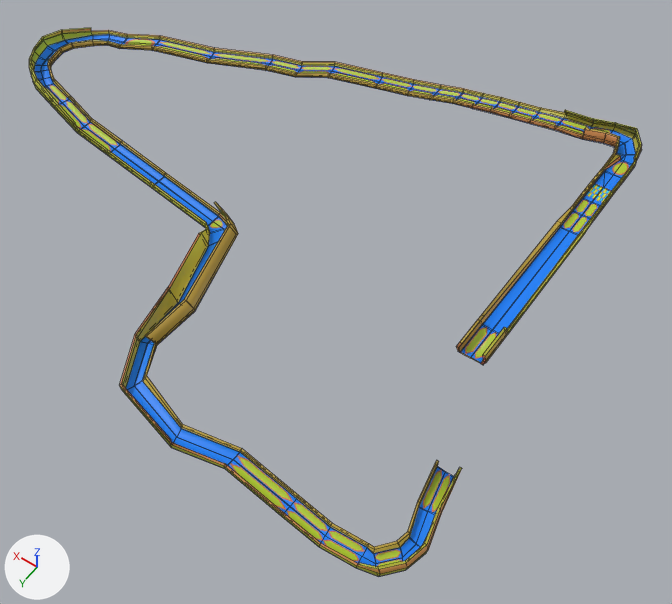
The Blender file Marble Racers Stars/Assets/Models/TracksProps/Track1/Track1.blend: old version first, new version second.
Both versions are drawn from a 50 mm lens placed at (-142.0, 305.0, 285.0), pointed at (7.0, 96.0, -43.0). Arrows for +X, +Y and +Z are at lower left; the lights stay in place. Mesh edges are drawn as thin lines.

The first picture shows 'Track'.
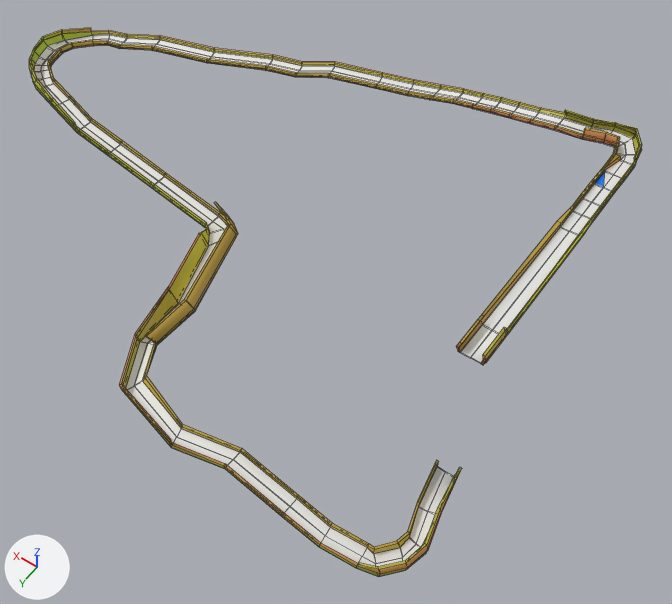
Pixel boxes [x1, y1, x2, y2] of what changed, in the pictures (672 x 604 px):
part 1 of me_cube_015, recoloured (blue to white): [34, 34, 636, 443] in both
part 2 of me_cube_015, recoloured: [174, 428, 454, 567] in both
part 3 of me_cube_015, recoloured: [460, 325, 499, 364] in both

The edits, one by one:
Material 'Road' (mat_road) is new.
Its base color is (0.8, 0.8, 0.8) (white #e7e7e7).
me_cube_015 has 886 vertices, 885 faces and spans x -92.0..208.0, y -8.0..201.0, z -62.0..25.0.
me_cube_015 is used by ob_track; location (5.0, -5.0, 3.0).
me_cube_015 part 1: 179 of the faces centred in x -81.0..203.0, y -4.0..194.0, z -40.0..17.0 switch from mat_mattrack1_001 (picture img_track1texture_png) to mat_road (white #e7e7e7).
me_cube_015 part 2: 38 of the faces centred in x -87.0..0.0, y 137.0..195.0, z -61.0..-41.0 switch from mat_mattrack1_001 (picture img_track1texture_png) to mat_road (white #e7e7e7).
me_cube_015 part 3: 6 of the faces centred in x -81.0..-77.0, y 128.0..136.0, z 19.0..20.0 switch from mat_mattrack1_001 (picture img_track1texture_png) to mat_road (white #e7e7e7).
